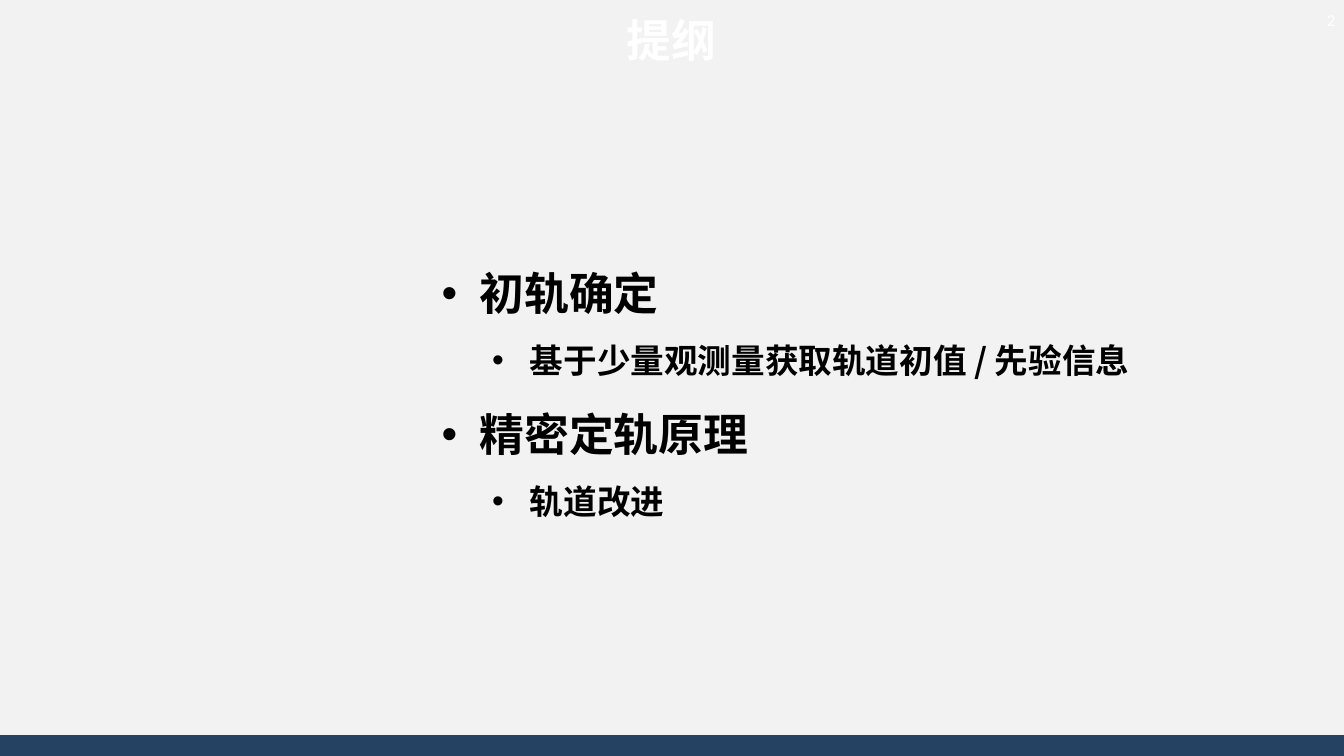
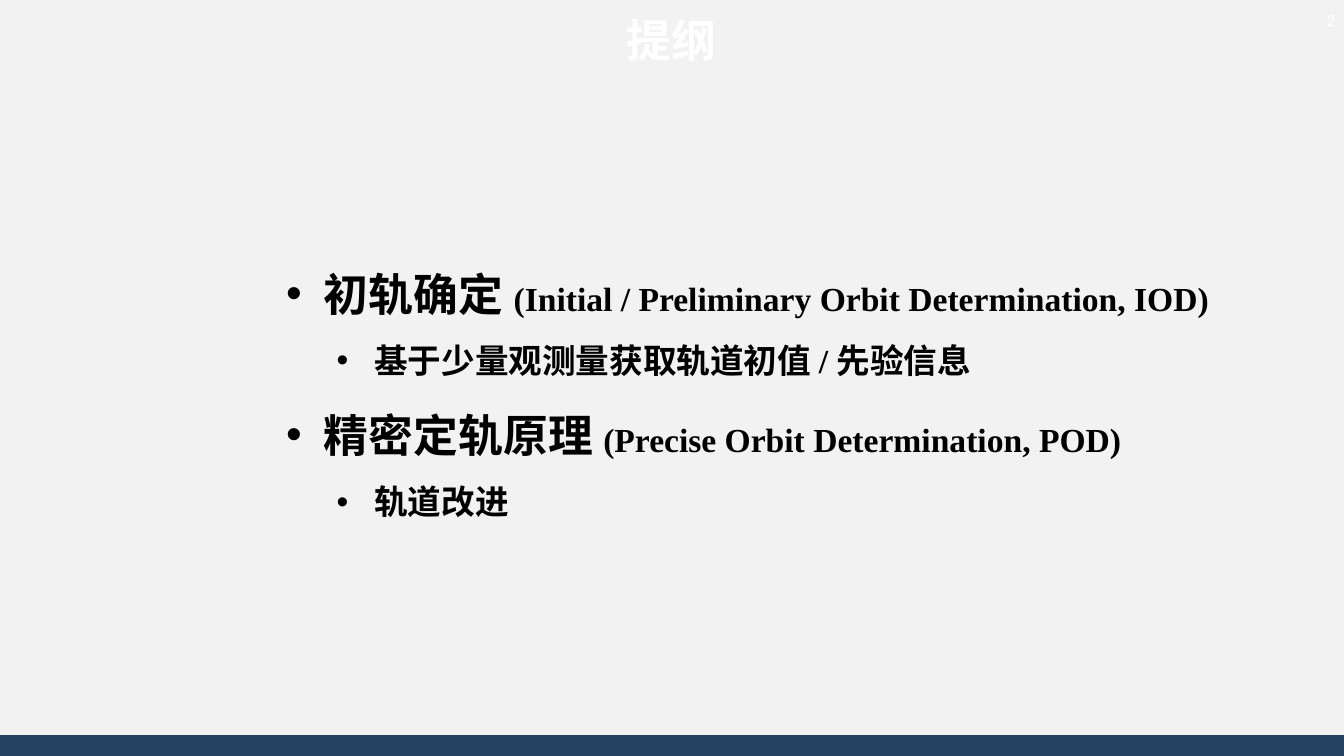
Before and after one commit to AsBackup/DAOSSA, a slide deck: slide 2 of 12 初轨确定和精密定轨原理.pptx. Drawn at 1344x756 pixels with LibreOffice and Linux fonts; fonts in the diff are those of the drawing; background and template pictures are left out. Boxes give left, top, right and bottom in pixels: in the first picture for what was removed or moved away, otherwise in the second. Text is boxed around its words. In the diff, an @@ line names an element or a change of style, - is before the commit and + after.

```diff
--- a/12 初轨确定和精密定轨原理.pptx
+++ b/12 初轨确定和精密定轨原理.pptx
@@ text "初轨确定 (Initial / Preliminary Orbit ...": place and size @@
-text "初轨确定 (Initial / Preliminary Orbit ..." at [480,271,1129,517]
+text "初轨确定 (Initial / Preliminary Orbit ..." at [324,272,1209,517]
@@ text at [324,272,1209,317]: text changed; size 32 to 24 pt; font Noto Sans CJK SC to Times New Roman @@
-• 初轨确定
+• 初轨确定 (Initial / Preliminary Orbit Determination, IOD)
@@ text at [374,344,971,517]: font Noto Sans CJK SC to Times New Roman in "基于少量观测量获取轨道初值 / 先验信息", "轨道改进" @@
@@ text at [324,413,1121,458]: text changed; size 32 to 24 pt; font Noto Sans CJK SC to Times New Roman @@
-• 精密定轨原理
+• 精密定轨原理 (Precise Orbit Determination, POD)
```
Also in this commit, not shown: 3 other slides changed, 2 slides added, 1 other file.
